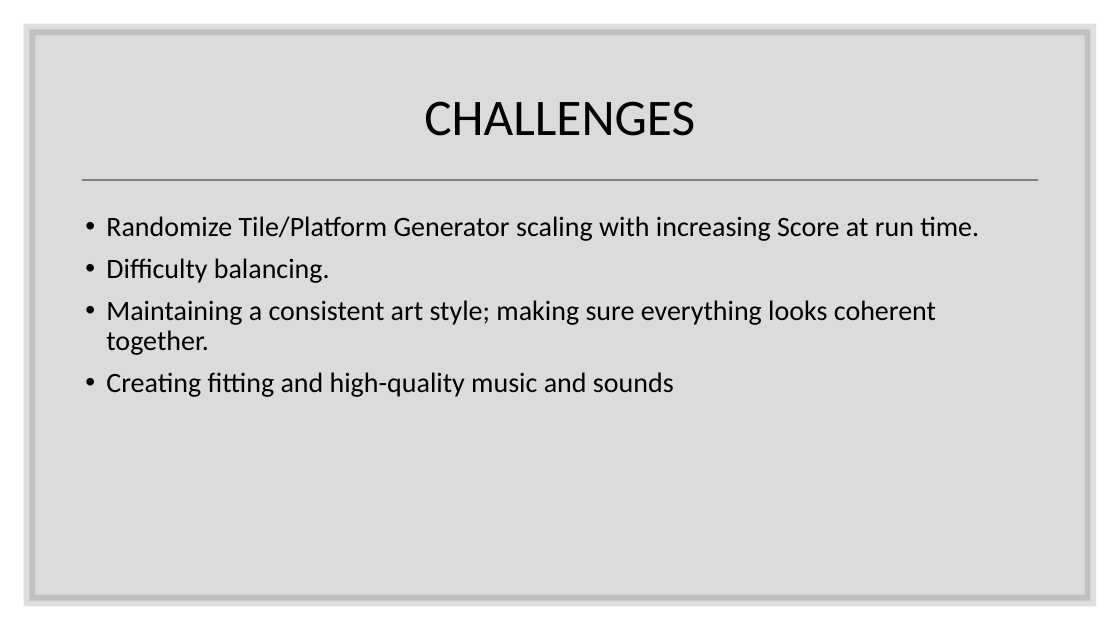
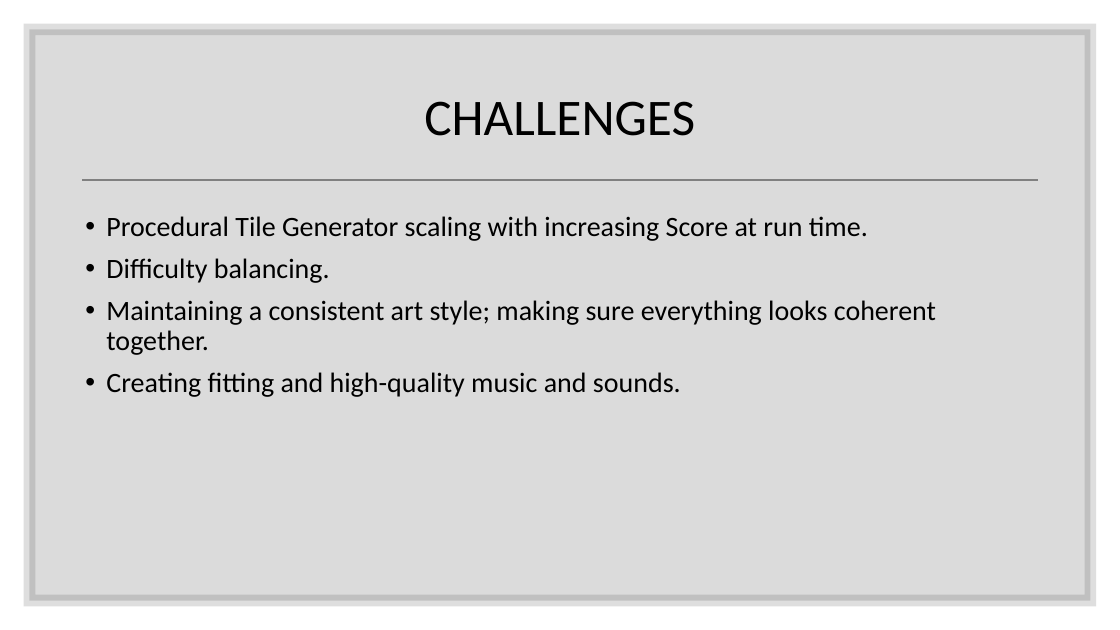
Before and after one commit to seromyr/Portfolio-Development, a slide deck: slide 6 of Design Docs/DESIGN PROPOSAL v04.pptx. Drawn at 1120x630 pixels with LibreOffice and Linux fonts; fonts in the diff are those of the drawing. Boxes give left, top, right and bottom in pixels: in the first picture for what was removed or moved away, otherwise in the second. Text is boxed around its words. In the diff, an @@ line names an element or a change of style, - is before the commit and + after.

```diff
--- a/Design Docs/DESIGN PROPOSAL v04.pptx
+++ b/Design Docs/DESIGN PROPOSAL v04.pptx
@@ text at (x1=106, y1=216, x2=868, y2=241): text changed @@
-• Randomize Tile/Platform Generator scaling with increasing Score at run time.
+• Procedural Tile Generator scaling with increasing Score at run time.
@@ text at (x1=106, y1=372, x2=681, y2=397): text changed @@
-• Creating fitting and high-quality music and sounds
+• Creating fitting and high-quality music and sounds.
```
Also in this commit, not shown: 11 other files.
